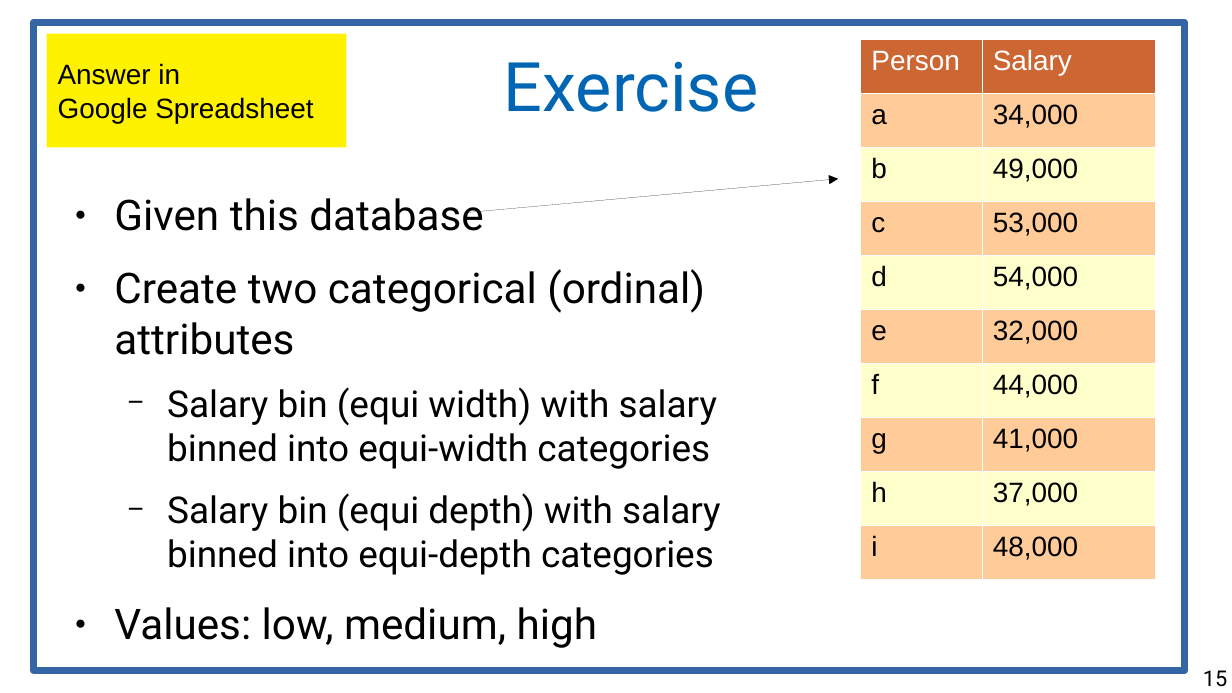
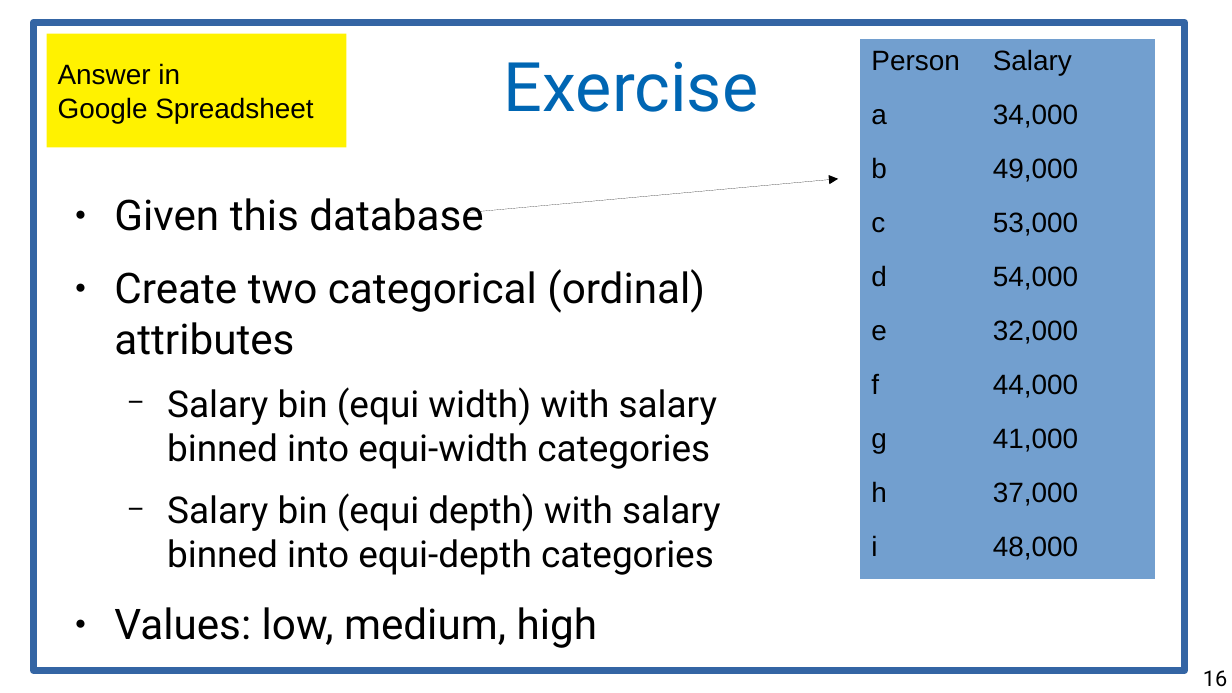
Before and after one commit to chatox/data-mining-course, a slide deck: slide 16 of theory/odp/tt03_data_types.odp (slide 15 before the commit). Drawn at 1232x693 pixels with LibreOffice and Linux fonts; fonts in the diff are those of the drawing. Boxes give left, top, right and bottom in pixels: in the first picture for what was removed or moved away, otherwise in the second. Text is boxed around its words. In the diff, an @@ line names an element or a change of style, - is before the commit and + after.

```diff
--- a/theory/odp/tt03_data_types.odp
+++ b/theory/odp/tt03_data_types.odp
@@ table at [861, 39, 1156, 579] @@
@@ fill #CC6633 to #729FCF in row 1 @@
@@ fill #FFCC99 to #729FCF in 10 cells @@
@@ fill #FFFFCC to #729FCF in 8 cells @@
@@ text colour #FFFFFF to #000000 in "Person", "Salary" @@
@@ borders changed @@
@@ page number at [1203, 670, 1227, 687]: text changed @@
-15
+16
```
Also in this commit, not shown: 2 other slides changed, 1 slide added, 3 other files.
